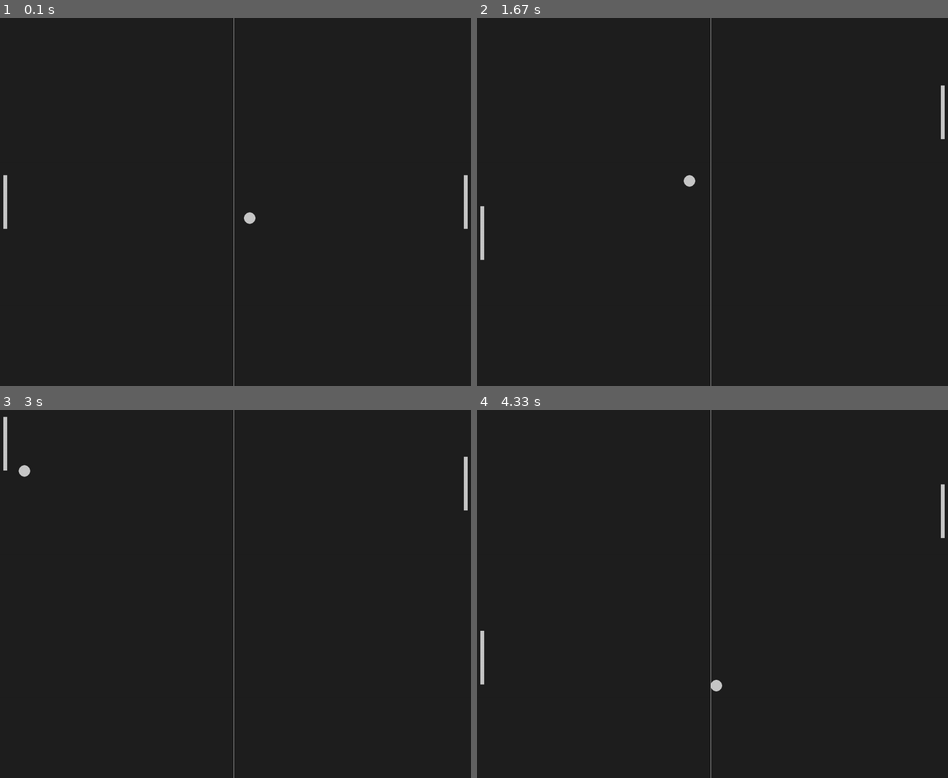
Above: before the commit, frames 1-4 (two rows, left to right).
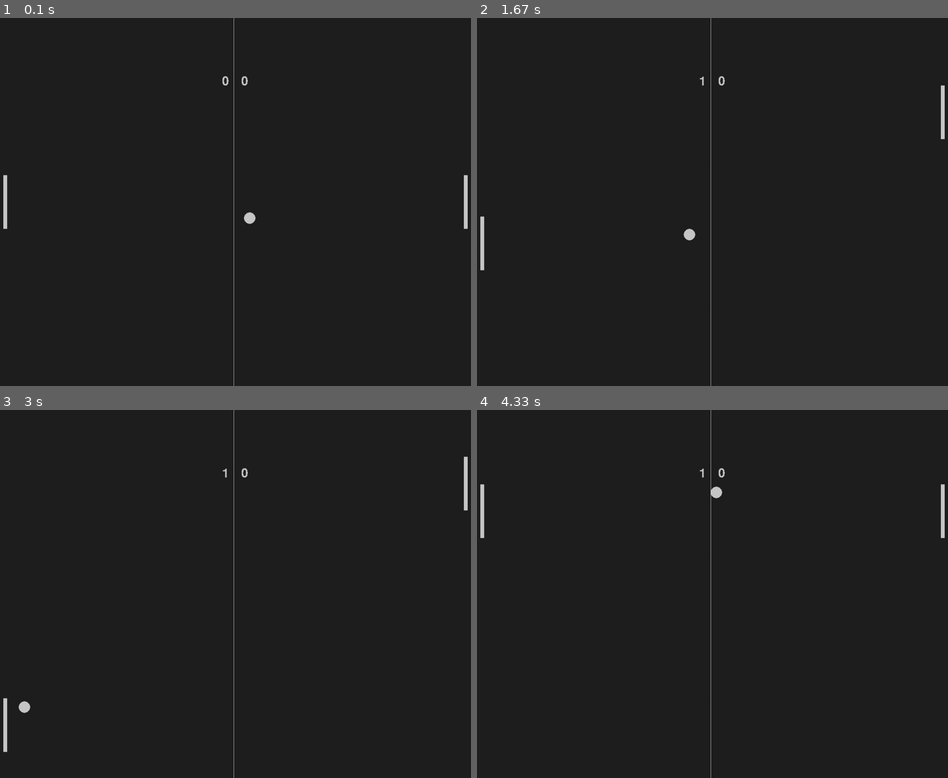
Above: after the commit, the same moments.

Repository: zMenta/Pygame-Pong
Game: pygame game, started from main.py
Same seed, same stepped clock (60 frames per second), same inputs: the game is played once before the commit and once after it.
Inputs:
- Up to frame 1 (0.1 s): no input
- Up to frame 2 (1.67 s): hold Up 0.33-0.8 s; hold Down 0.83-1.13 s; hold Up 1.17-1.53 s; hold Down from 1.57 s (still down)
- Up to frame 3 (3 s): release Down at 1.93 s; hold Up 1.97-2.27 s; hold Down 2.3-2.6 s; hold Up from 2.63 s (still down)
- Up to frame 4 (4.33 s): release Up at 3 s; hold Down 3.03-3.4 s; hold Up 3.43-3.73 s; hold Down 3.77-4.07 s; hold Up from 4.1 s (still down)

The runs differ from the first frame. In frame 1, less than 0.1% of the frame differs, in the area x 47-53%, y 15-19%; in frame 2, 0.2%; in frame 3, 0.4%, in the area x 0-53%, y 1-94%; in frame 4, 0.4%.

Commit message:
Score system

Diff:
--- a/main.py
+++ b/main.py
@@ -1,9 +1,11 @@
 import pygame
 import sys
+from random import choice
 
 # Functions
 def ball_animation():
     global ball_speed_x, ball_speed_y
+    ball_restart()
     ball.x += ball_speed_x
     ball.y += ball_speed_y
 
@@ -13,14 +15,25 @@
     if ball.colliderect(player) or ball.colliderect(opponent):
         ball_speed_x *= -1
 
+def ball_start():
+    global ball_speed_x, ball_speed_y
+    ball_speed_x *= -1
+    ball_speed_y *= choice((1, -1))
+
+    ball.x = SCREEN_MIDDLE[0]
+    ball.y = SCREEN_MIDDLE[1]
+
 def ball_restart():
-    global ball_speed_x
-    if ball.left <= 0 or ball.right >= screen_width:
-        ball_speed_x *= -1
-        ball.x = SCREEN_MIDDLE[0]
-        ball.y = SCREEN_MIDDLE[1]
+    global opponent_score, player_score
+    if ball.left <= 0:
+        ball_start()
+        player_score += 1
+    if ball.right >= screen_width:
+        ball_start()
+        opponent_score += 1
 
 def opponent_animation():
+    opponent_ai()
     if opponent.top <= 0:
         opponent.top = 0
     if opponent.bottom >= screen_height:
@@ -56,9 +69,8 @@
     if ball.x <= screen_width-400:
         if opponent.top < ball.y:
             opponent.y  += paddle_speed
-        if opponent.bottom - 15 > ball.y:
+        if opponent.bottom > ball.y:
             opponent.y -= paddle_speed
-
 
 # General Setup
 pygame.init()
@@ -85,6 +97,15 @@
 player_speed = 0
 
 
+# Text
+player_score = 0
+opponent_score = 0
+opponent_score = 0
+game_font = pygame.font.Font("freesansbold.ttf",32)
+
+
+# Colors
+
 bg_color = pygame.Color('grey12')
 light_grey = (200,200,200)
 
@@ -97,11 +118,9 @@
 
 
     ball_animation()
-    ball_restart()
     player_animation()
-    # Opponent
     opponent_animation()
-    opponent_ai()
+
 
     #Visual
     screen.fill(bg_color)
@@ -110,6 +129,10 @@
     pygame.draw.ellipse(screen, light_grey, ball)
     pygame.draw.aaline(screen, light_grey, (SCREEN_MIDDLE[0],0), (SCREEN_MIDDLE[0],screen_height))
 
+    player_text = game_font.render(f"{player_score}", False, light_grey)
+    opponent_text = game_font.render(f"{opponent_score}", False, light_grey)
+    screen.blit(player_text, (SCREEN_MIDDLE[0] + 20, 150))
+    screen.blit(opponent_text, (SCREEN_MIDDLE[0] - 30, 150))
 
     # Updating the window
     pygame.display.flip()
